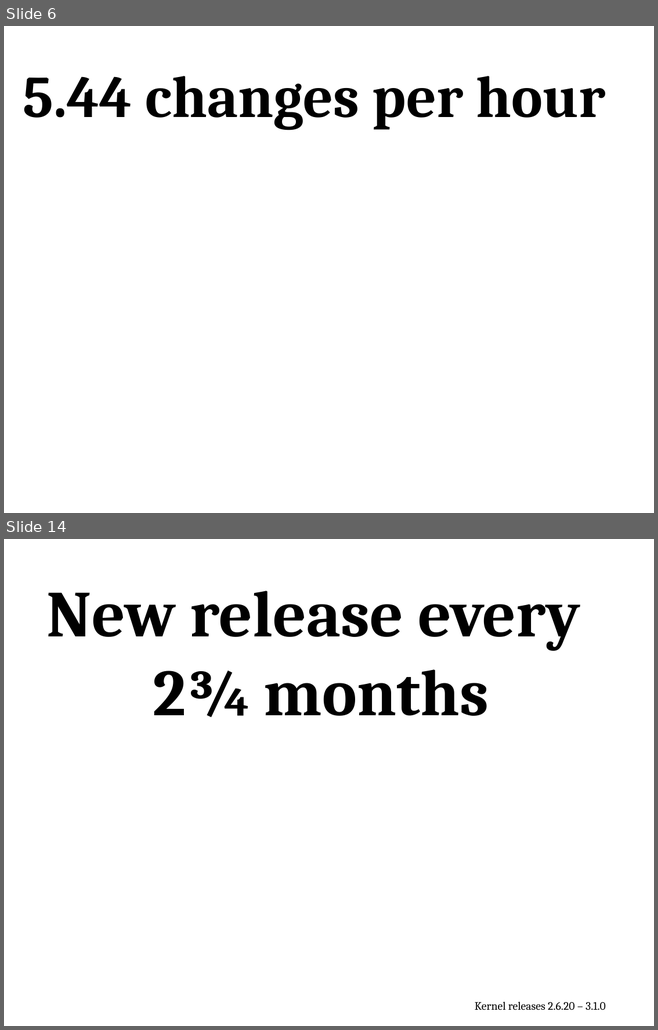
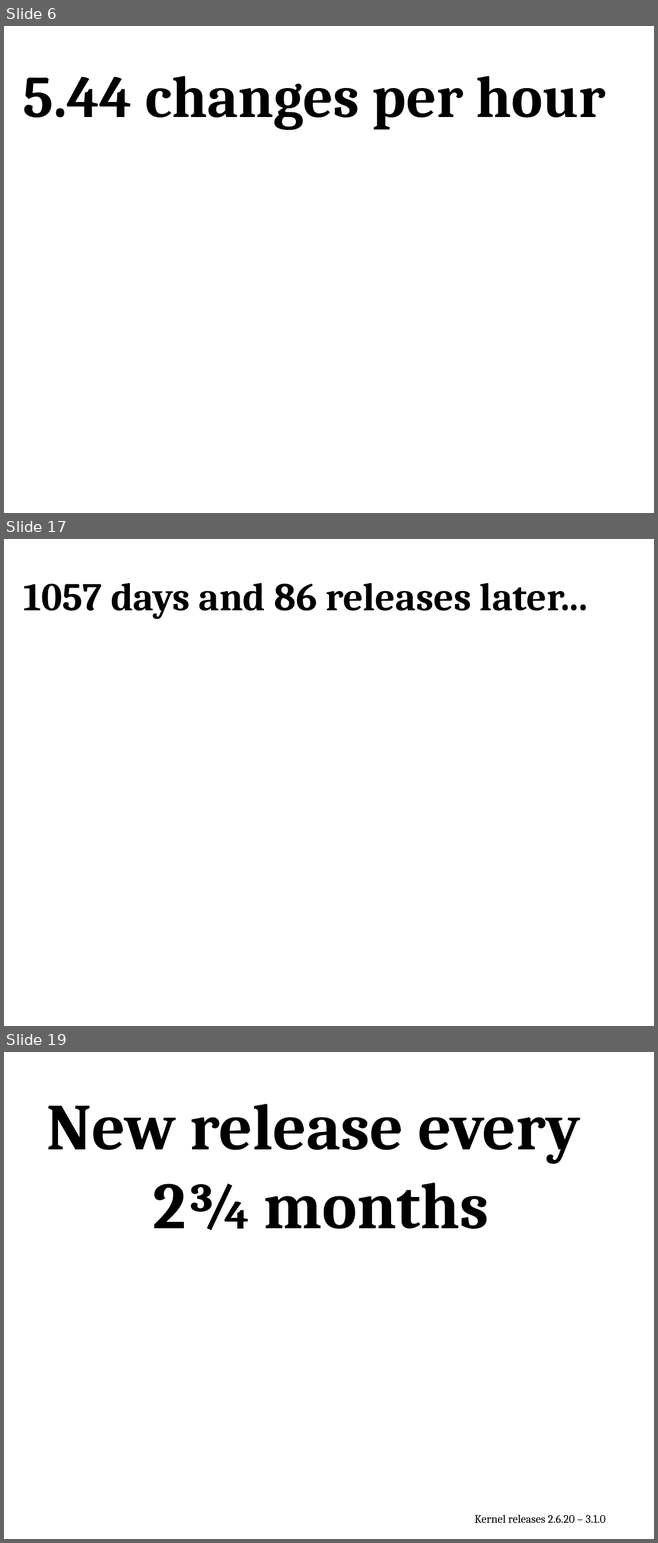
Before and after one commit to gregkh/kernel-development, a slide deck: kernel-development.odp. Shown one above the other, each under a label of ours: slides 6 and 14 before the commit, slides 6, 17 and 19 after it; the slides between them are not shown. The pictures are 658x1030 and 658x1543 pixels, drawn with LibreOffice and Linux fonts; fonts in the diff are those of the drawing; background and template pictures are left out. Boxes give left, top, right and bottom in pixels: in the first picture for what was removed or moved away, otherwise in the second. Text is boxed around its words. In the diff, an @@ line names an element or a change of style, - is before the commit and + after.

```diff
--- a/kernel-development.odp
+++ b/kernel-development.odp
@@ slide 17 added at (4,539,654,1026), background #FFFFFF @@
@@ text added at (24,583,587,619), 48 pt, text #000000, bold @@
+1057 days and 86 releases later...
@@ what was slide 14 is now slide 19 @@
```
Also in this commit, not shown: 3 slides changed, 14 other slides added, 4 slides removed, 1 other file.
